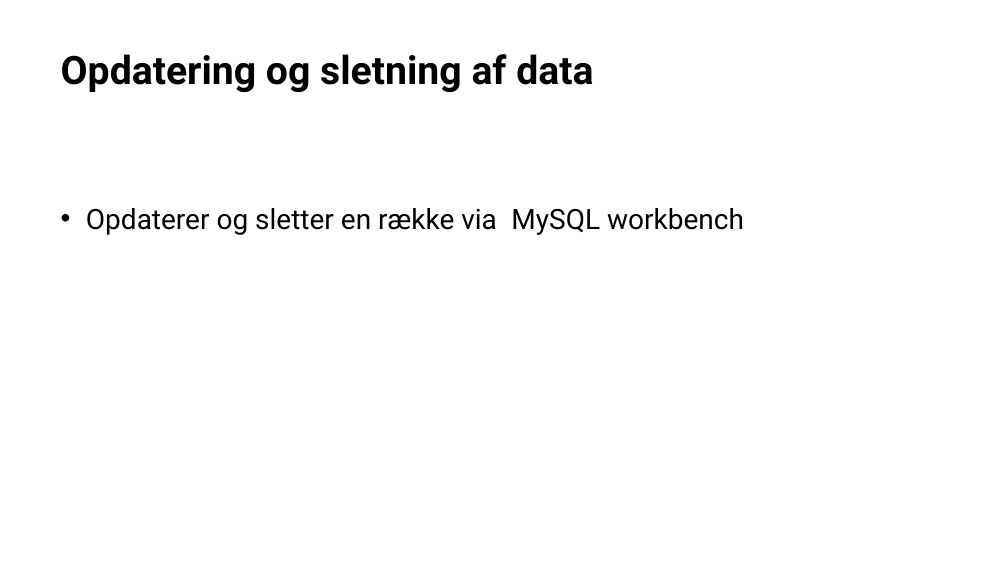
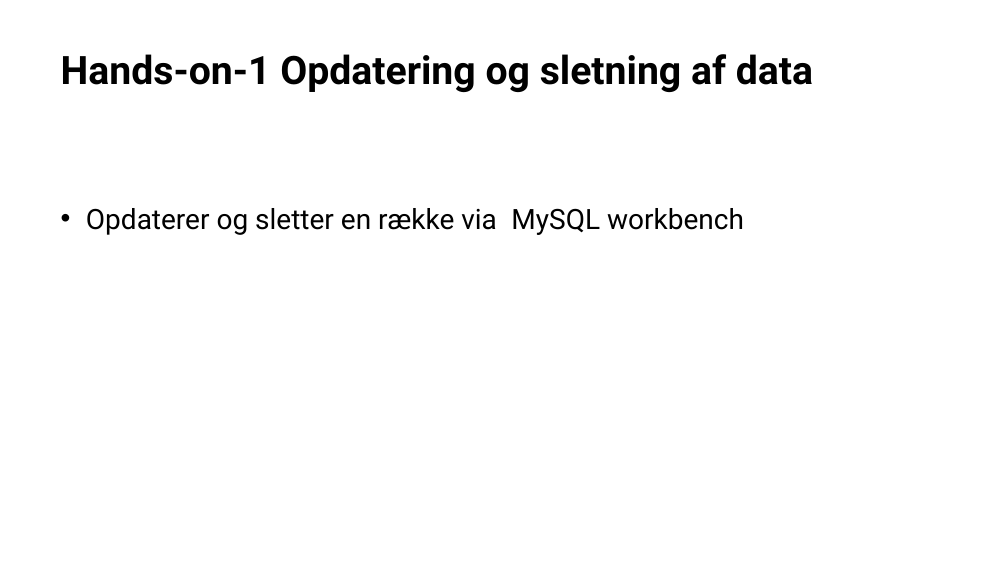
Before and after one commit to xiaoleibi/DMU26, a slide deck: slide 46 of DBPPT/DB Gang1og2.pptx (slide 20 before the commit). Drawn at 1008x567 pixels with LibreOffice and Linux fonts; fonts in the diff are those of the drawing. Boxes give left, top, right and bottom in pixels: in the first picture for what was removed or moved away, otherwise in the second. Text is boxed around its words. In the diff, an @@ line names an element or a change of style, - is before the commit and + after.

```diff
--- a/DBPPT/DB Gang1og2.pptx
+++ b/DBPPT/DB Gang1og2.pptx
@@ title at (x1=61, y1=54, x2=813, y2=92): text changed @@
-Opdatering og sletning af data
+Hands-on-1 Opdatering og sletning af data
```
Also in this commit, not shown: 6 other slides changed, 4 slides added, 2 other files.
